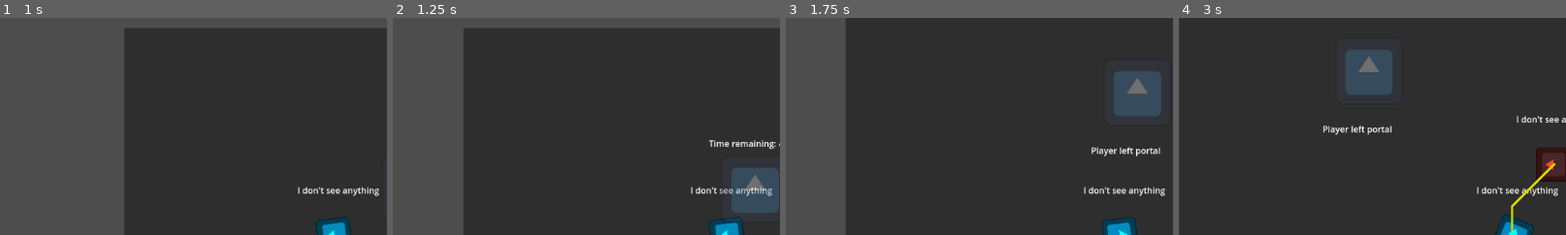
Above: before the commit, frames 1-4 (left to right).
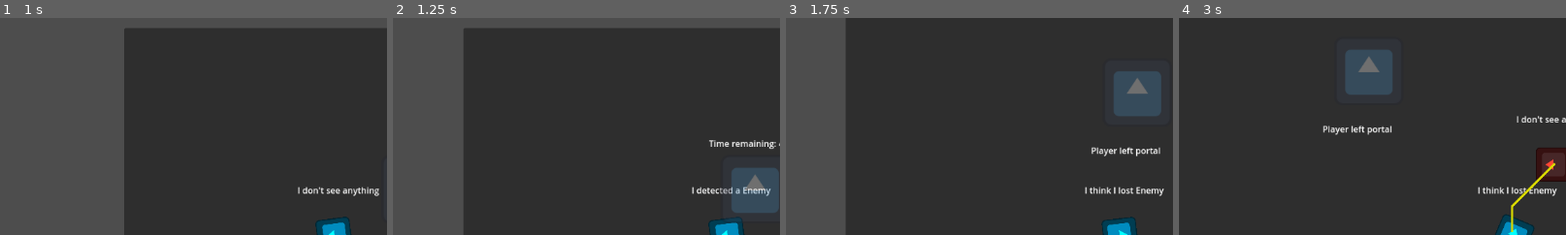
Above: after the commit, the same moments.

Repository: haladrias/godot_wild_jam_82_project
Game: Godot game, scene res://scenes/main.tscn
The game is run twice, just before and just after one commit, with the same random seed, the same clock (stepped at 60 frames per second) and the same inputs. The engine's default icon, where the game draws it, is replaced by a stand-in: a white triangle on a blue panel in a dark square.
Inputs (mouse positions are % of the whole screen's width and height, from its top left):
- Up to frame 1 (1 s): tap Enter at 0.5 s; move the mouse to (72, 45) at 0.52 s; hold D (move_right) from 0.53 s (still down); hold Space (space_bar) from 0.53 s (still down)
- Up to frame 2 (1.25 s): keep holding D (move_right); keep holding Space (space_bar)
- Up to frame 3 (1.75 s): move the mouse to (30, 55) at 1.27 s; release D (move_right) at 1.28 s; release Space (space_bar) at 1.28 s; hold S (move_down) from 1.28 s (still down); tap Space (space_bar) at 1.35 s
- Up to frame 4 (3 s): move the mouse to (60, 28) at 2.02 s; release S (move_down) at 2.03 s; hold D (move_right) 2.03-2.78 s; hold Space (space_bar) 2.03-2.78 s; move the mouse to (45, 70) at 2.77 s; hold W (move_up) from 2.78 s (still down); tap Space (space_bar) at 2.85 s
The pictures show only the part of the screen within x 7-57%, y 0-50%; the shares and areas given below are measured in that part.

Frame 1 is identical in both runs. In frame 2, 0.4% of the frame differs, in the area x 76-98%, y 77-83%; in frame 3, 0.5%; in frame 4, 0.5%.

Commit message:
Bug fix to detection

Diff:
--- a/scenes/detection_component.tscn
+++ b/scenes/detection_component.tscn
@@ -7,8 +7,6 @@
 
 [node name="DetectionComponent" type="Node2D"]
 script = ExtResource("1_dvnaf")
-cone_resolution = 3
-cone_radius = 350.0
 
 [node name="ViewCone" type="Area2D" parent="." groups=["ViewCone"]]
 collision_layer = 128
@@ -16,7 +14,7 @@
 monitorable = false
 
 [node name="CollisionPolygon2D" type="CollisionPolygon2D" parent="ViewCone"]
-polygon = PackedVector2Array(0, 0, 247.487, -247.487, 338.074, -90.5867, 338.074, 90.5867, 247.487, 247.487)
+polygon = PackedVector2Array(0, 0, 212.132, -212.132, 267.302, -136.197, 296.307, -46.9303, 296.307, 46.9303, 267.302, 136.197, 212.132, 212.132)
 
 [node name="ProximityArea" type="Area2D" parent="."]
 visible = false
--- a/scenes/enemy.tscn
+++ b/scenes/enemy.tscn
@@ -25,16 +25,8 @@
 [node name="CollisionShape2D" type="CollisionShape2D" parent="."]
 shape = SubResource("RectangleShape2D_h0i82")
 
-[node name="Sprite2D" type="Sprite2D" parent="CollisionShape2D"]
-self_modulate = Color(1, 0.278431, 0.207843, 1)
-rotation = -1.5708
-scale = Vector2(0.5, 0.5)
-texture = ExtResource("2_smlvt")
-
 [node name="DetectionComponent" parent="CollisionShape2D" instance=ExtResource("5_ujyba")]
 faction = 1
-cone_resolution = 20
-cone_radius = 300.0
 
 [node name="Area2D" type="Area2D" parent="CollisionShape2D/DetectionComponent" groups=["Detectable", "Enemy"]]
 collision_layer = 128
@@ -43,6 +35,12 @@
 [node name="CollisionShape2D" type="CollisionShape2D" parent="CollisionShape2D/DetectionComponent/Area2D"]
 shape = SubResource("RectangleShape2D_j5nhj")
 debug_color = Color(0, 0.6, 0.701961, 0.101961)
+
+[node name="Sprite2D" type="Sprite2D" parent="CollisionShape2D/DetectionComponent"]
+self_modulate = Color(1, 0.278431, 0.207843, 1)
+rotation = -1.5708
+scale = Vector2(0.5, 0.5)
+texture = ExtResource("2_smlvt")
 
 [node name="pathfinding" parent="." instance=ExtResource("4_nenq2")]
 
--- a/scenes/game.tscn
+++ b/scenes/game.tscn
@@ -17,6 +17,5 @@
 
 [node name="Enemy" parent="." instance=ExtResource("4_lbhrr")]
 position = Vector2(684, 474)
-collision_layer = 1
 
 [node name="Portal" parent="." instance=ExtResource("3_lbhrr")]
--- a/scenes/pathfinding.tscn
+++ b/scenes/pathfinding.tscn
@@ -1,7 +1,6 @@
 [gd_scene load_steps=2 format=3 uid="uid://cdyf7vl48rwk4"]
 
 [ext_resource type="Script" uid="uid://beqmah0h4km7x" path="res://scripts/pathfinding.gd" id="1_xug3m"]
-
 
 [node name="pathfinding" type="Node2D"]
 script = ExtResource("1_xug3m")
--- a/scenes/player.tscn
+++ b/scenes/player.tscn
@@ -22,14 +22,7 @@
 [node name="CollisionShape2D" type="CollisionShape2D" parent="."]
 shape = SubResource("RectangleShape2D_h0i82")
 
-[node name="Sprite2D" type="Sprite2D" parent="CollisionShape2D"]
-self_modulate = Color(0, 1, 1, 1)
-rotation = -1.5708
-scale = Vector2(0.5, 0.5)
-texture = ExtResource("2_tuyoq")
-
 [node name="DetectionComponent" parent="CollisionShape2D" instance=ExtResource("3_fjrip")]
-cone_resolution = 10
 
 [node name="Area2D" type="Area2D" parent="CollisionShape2D/DetectionComponent" groups=["Player"]]
 collision_layer = 131
@@ -37,6 +30,12 @@
 
 [node name="CollisionShape2D" type="CollisionShape2D" parent="CollisionShape2D/DetectionComponent/Area2D"]
 shape = SubResource("RectangleShape2D_j5nhj")
+
+[node name="Sprite2D" type="Sprite2D" parent="CollisionShape2D"]
+self_modulate = Color(0, 1, 1, 1)
+rotation = -1.5708
+scale = Vector2(0.5, 0.5)
+texture = ExtResource("2_tuyoq")
 
 [node name="InputComponent" parent="." instance=ExtResource("4_smehm")]
 
--- a/scripts/entity.gd
+++ b/scripts/entity.gd
@@ -5,13 +5,6 @@
 @onready var debug_label: RichTextLabel = $DebugLabel
 @onready var entity: CollisionShape2D = $CollisionShape2D
 
-
-func _ready() -> void:
-	detection_component.view_cone_detection_triggered.connect(detected)
-	detection_component.view_cone_detection_stopped.connect(not_detected)
-	DebugTools.update_debug_label(debug_label, "I don't see anything")
-
-
 func detected(body):
 	DebugTools.update_debug_label(debug_label, "I detected a " + body.name)
 
--- a/scripts/player.gd
+++ b/scripts/player.gd
@@ -1,4 +1,11 @@
 class_name Player extends Entity
+
+func _ready() -> void:
+	#detection_component.proximity_detection_triggered.connect(panic)
+	detection_component.view_cone_detection_triggered.connect(detected)
+	detection_component.view_cone_detection_stopped.connect(not_detected)
+	DebugTools.update_debug_label(debug_label, "I don't see anything")
+	pass
 
 func _physics_process(_delta):
 	movement_component.handle_movement(self, input_component.get_input_direction())
Not shown: 1 places in scenes/game.tscn that only renumber resources
